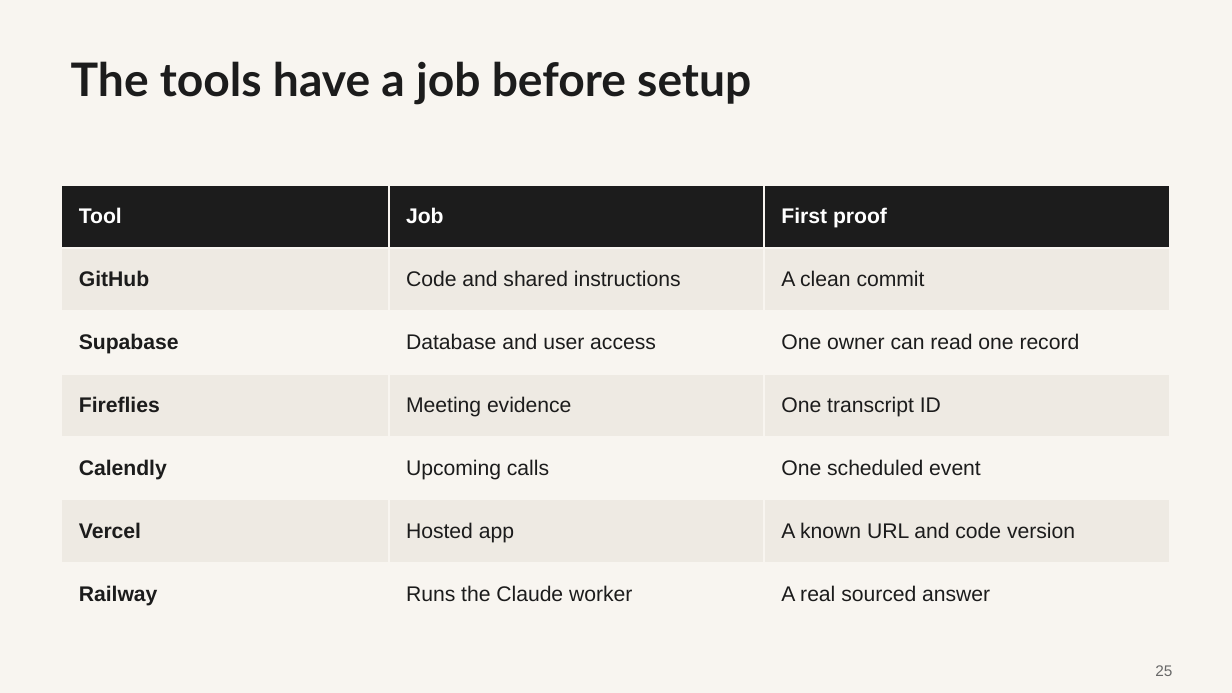
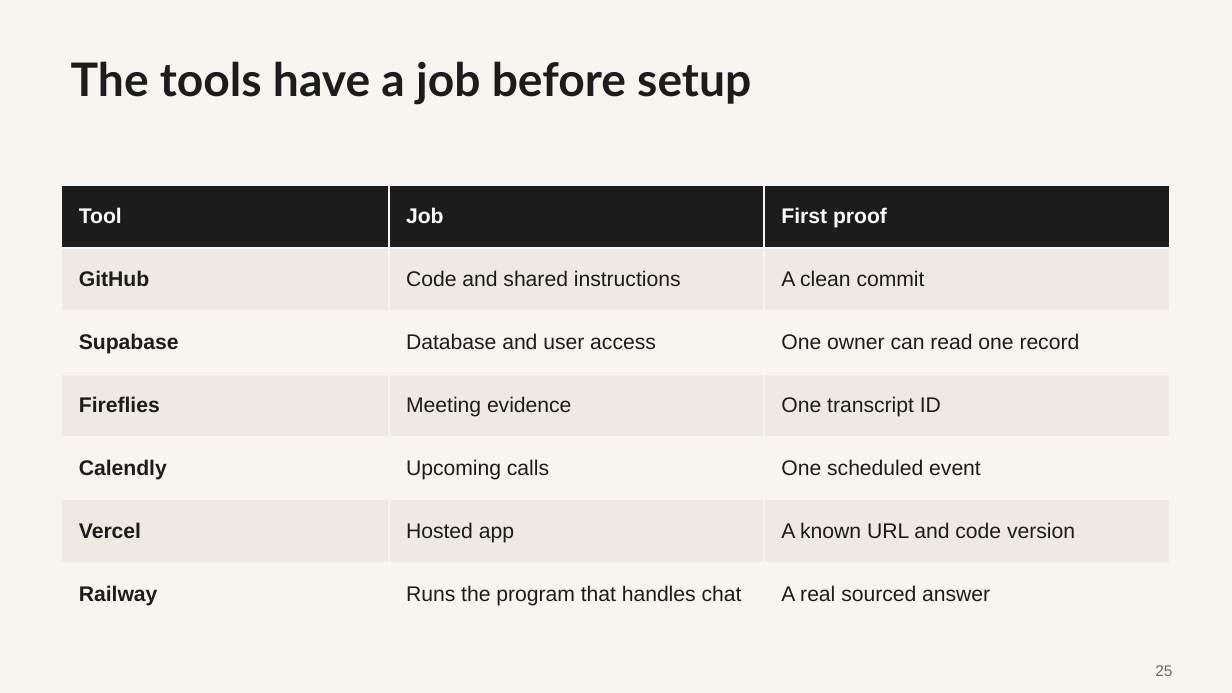
Before and after one commit to promptadvisers/claude-code-next-steps, a slide deck: slide 25 of slides/ClientDesk_Course_End_to_End.pptx. Drawn at 1232x693 pixels with LibreOffice and Linux fonts; fonts in the diff are those of the drawing. Boxes give left, top, right and bottom in pixels: in the first picture for what was removed or moved away, otherwise in the second. Text is boxed around its words. In the diff, an @@ line names an element or a change of style, - is before the commit and + after.

Commit message:
Explain hosted Claude chat with plain-English diagrams and setup guidance

```diff
--- a/slides/ClientDesk_Course_End_to_End.pptx
+++ b/slides/ClientDesk_Course_End_to_End.pptx
@@ table at (62, 185, 1171, 626) @@
-row 7, column 2: Runs the Claude worker
+row 7, column 2: Runs the program that handles chat
```
Also in this commit, not shown: 46 other slides changed, 3 slides added, 6 other files.
